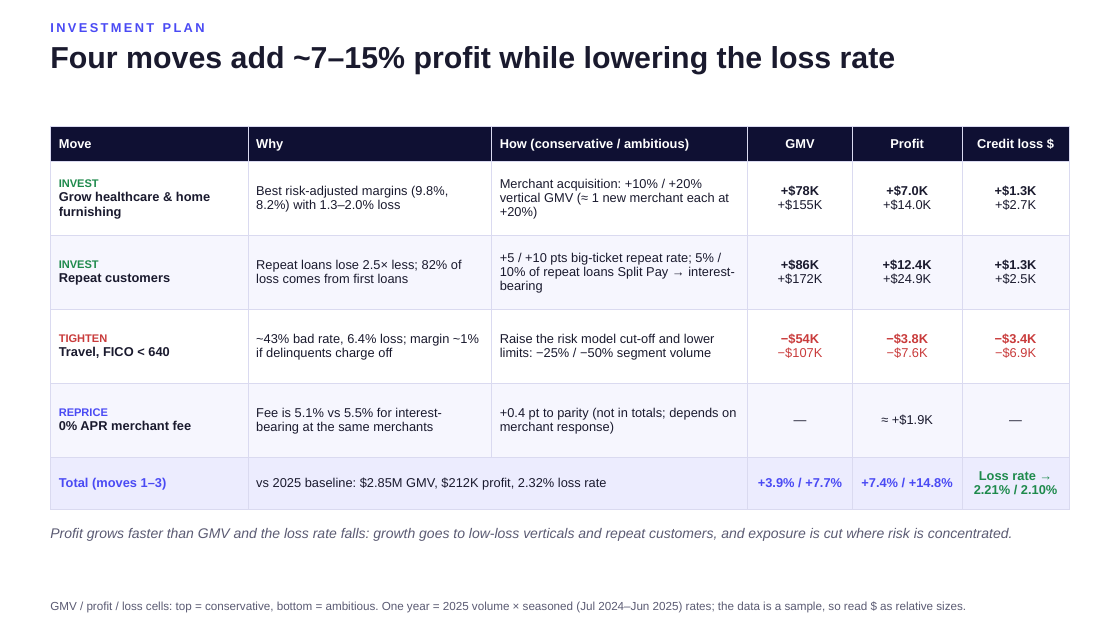
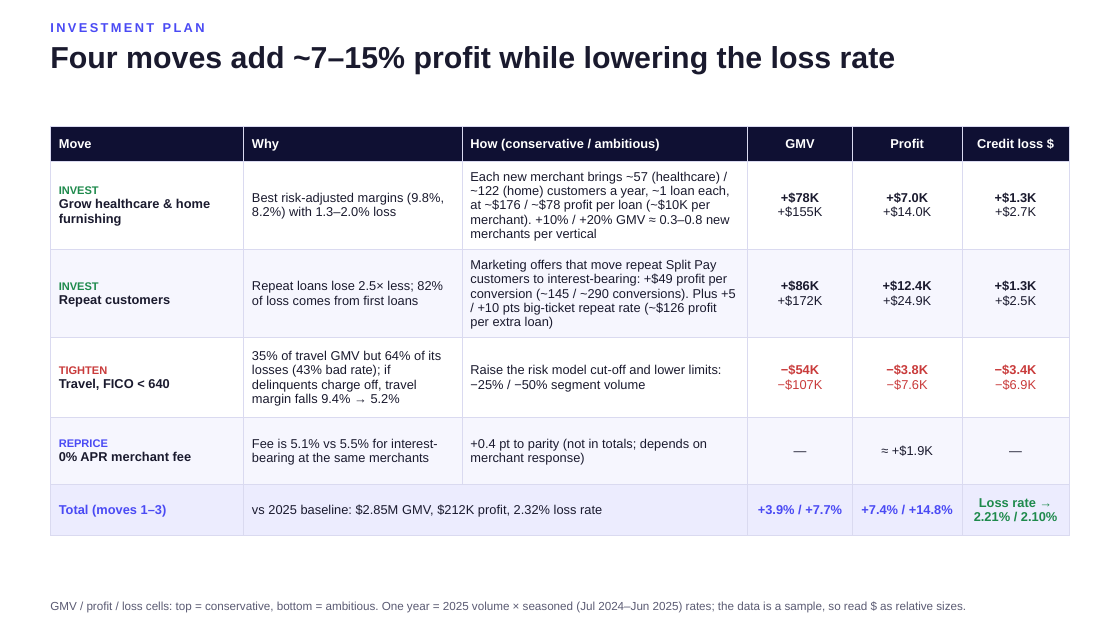
Before and after one commit to BrittanyZ919/Affirm-take-home-assignment, a slide deck: slide 6 of deck/portfolio_recommendation.pptx. Drawn at 1120x630 pixels with LibreOffice and Linux fonts; fonts in the diff are those of the drawing. Boxes give left, top, right and bottom in pixels: in the first picture for what was removed or moved away, otherwise in the second. Text is boxed around its words. In the diff, an @@ line names an element or a change of style, - is before the commit and + after.

```diff
--- a/deck/portfolio_recommendation.pptx
+++ b/deck/portfolio_recommendation.pptx
@@ table at (50,126,1070,525) @@
-row 2, column 3: Merchant acquisition: +10% / +20% vertical GMV (≈ 1 new merchant each at +20%)
+row 2, column 3: Each new merchant brings ~57 (healthcare) / ~122 (home) customers a year, ~1 loan each, at ~$176 / ~$78 profit per loan (~$10K per merchant). +10% / +20% GMV ≈ 0.3–0.8 new merchants per vertical
-row 3, column 3: +5 / +10 pts big-ticket repeat rate; 5% / 10% of repeat loans Split Pay → interest-bearing
+row 3, column 3: Marketing offers that move repeat Split Pay customers to interest-bearing: +$49 profit per conversion (~145 / ~290 conversions). Plus +5 / +10 pts big-ticket repeat rate (~$126 profit per extra loan)
-row 4, column 2: ~43% bad rate, 6.4% loss; margin ~1% if delinquents charge off
+row 4, column 2: 35% of travel GMV but 64% of its losses (43% bad rate); if delinquents charge off, travel margin falls 9.4% → 5.2%
@@ text removed at (50,528,1013,541) @@
-Profit grows faster than GMV and the loss rate falls: growth goes to low-loss verticals and repeat customers, and exposure is cut where risk is concentrated.
```
Also in this commit, not shown: 1 other file.
